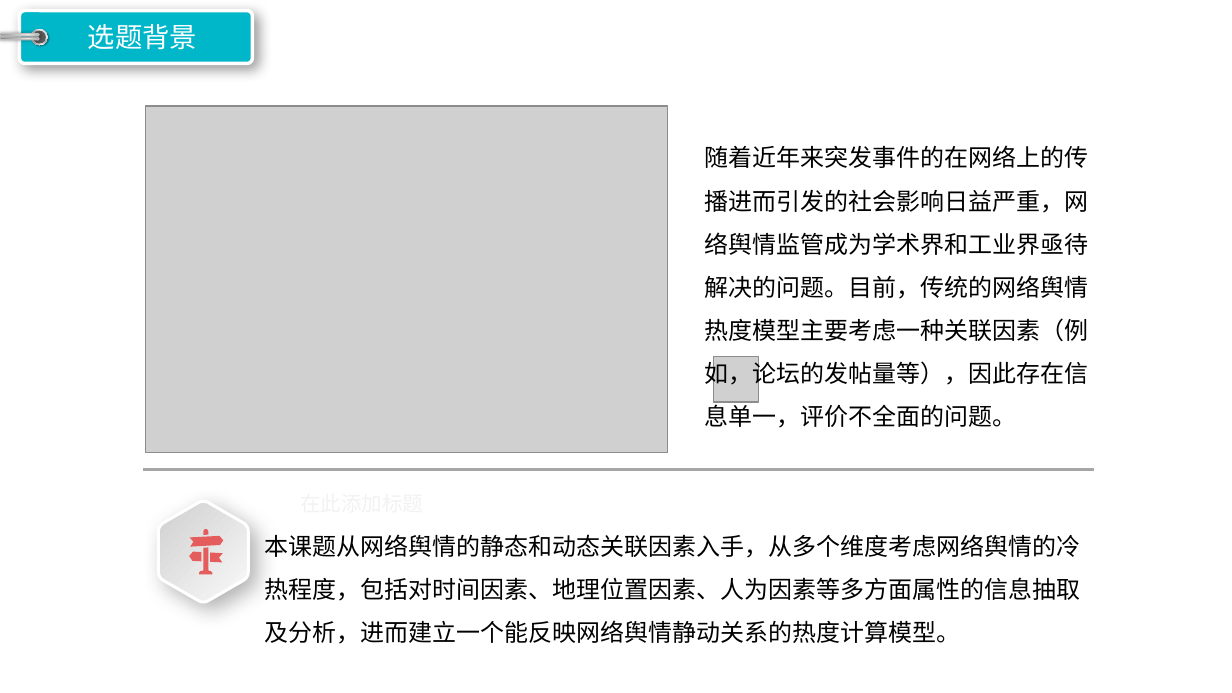
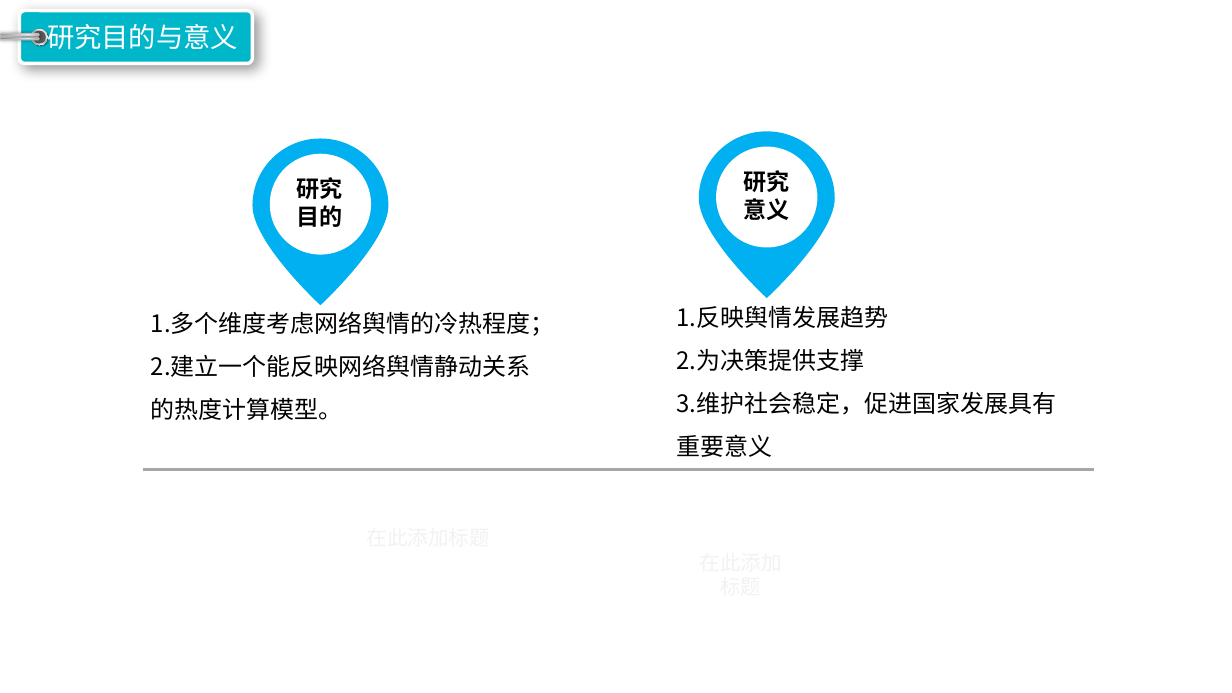
Before and after one commit to zhaobw61/Graduation-project, a slide deck: slide 4 of ppt/开题报告.pptx. Drawn at 1232x693 pixels with LibreOffice and Linux fonts; fonts in the diff are those of the drawing; grey boxes stand for pictures; background and template pictures are left out. Boxes give left, top, right and bottom in pixels: in the first picture for what was removed or moved away, otherwise in the second. Text is boxed around its words. In the diff, an @@ line names an element or a change of style, - is before the commit and + after.

```diff
--- a/ppt/开题报告.pptx
+++ b/ppt/开题报告.pptx
@@ text at (47, 24, 238, 50): text changed @@
-选题背景
+研究目的与意义
@@ picture removed at (145, 106, 668, 452) @@
@@ freeform shape added at (253, 138, 388, 304), fill #00B0F0 @@
@@ freeform shape added at (699, 132, 834, 298), fill #00B0F0 @@
@@ text removed at (704, 145, 1088, 428) @@
-随着近年来突发事件的在网络上的传播进而引发的社会影响日益严重，网络舆情监管成为学术界和工业界亟待解决的问题。目前，传统的网络舆情热度模型主要考虑一种关联因素（例如，论坛的发帖量等），因此存在信息单一，评价不全面的问题。
@@ ellipse added at (716, 147, 817, 248), fill #FFFFFF, 13.5 pt, text #000000, bold @@
+研究意义
@@ ellipse added at (270, 154, 371, 255), fill #FFFFFF, 13.5 pt, text #000000, bold @@
+研究目的
@@ text at (151, 311, 555, 420): text changed @@
-本课题从网络舆情的静态和动态关联因素入手，从多个维度考虑网络舆情的冷热程度，包括对时间因素、地理位置因素、人为因素等多方面属性的信息抽取及分析，进而建立一个能反映网络舆情静动关系的热度计算模型。
+1.多个维度考虑网络舆情的冷热程度；
+2.建立一个能反映网络舆情静动关系的热度计算模型。
@@ text added at (676, 306, 1056, 457), 14 pt, text #000000 @@
+1.反映舆情发展趋势
+2.为决策提供支撑
+3.维护社会稳定，促进国家发展具有重要意义
@@ picture removed at (713, 357, 759, 403) @@
@@ freeform shape removed at (158, 501, 248, 602) @@
@@ freeform shape removed at (190, 529, 223, 574) @@
@@ freeform shape removed at (190, 536, 223, 547) @@
@@ text "在此添加标题": place and size @@
-text "在此添加标题" at (253, 485, 472, 522)
+text "在此添加标题" at (319, 519, 538, 556)
@@ text added at (686, 543, 796, 580), 12 pt, text #F2F2F2 @@
+在此添加标题
```
Also in this commit, not shown: 11 other slides changed, 3 slides removed, 5 other files.
